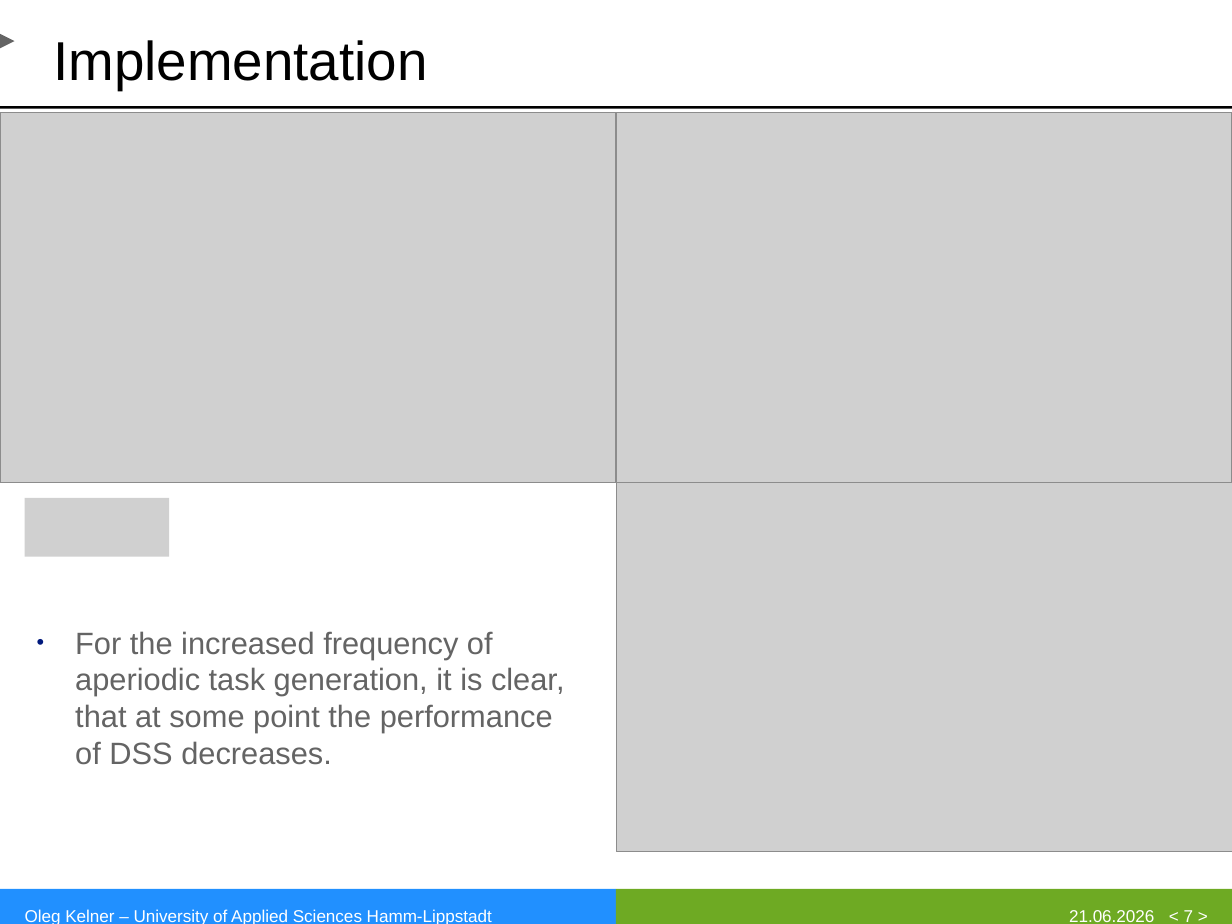
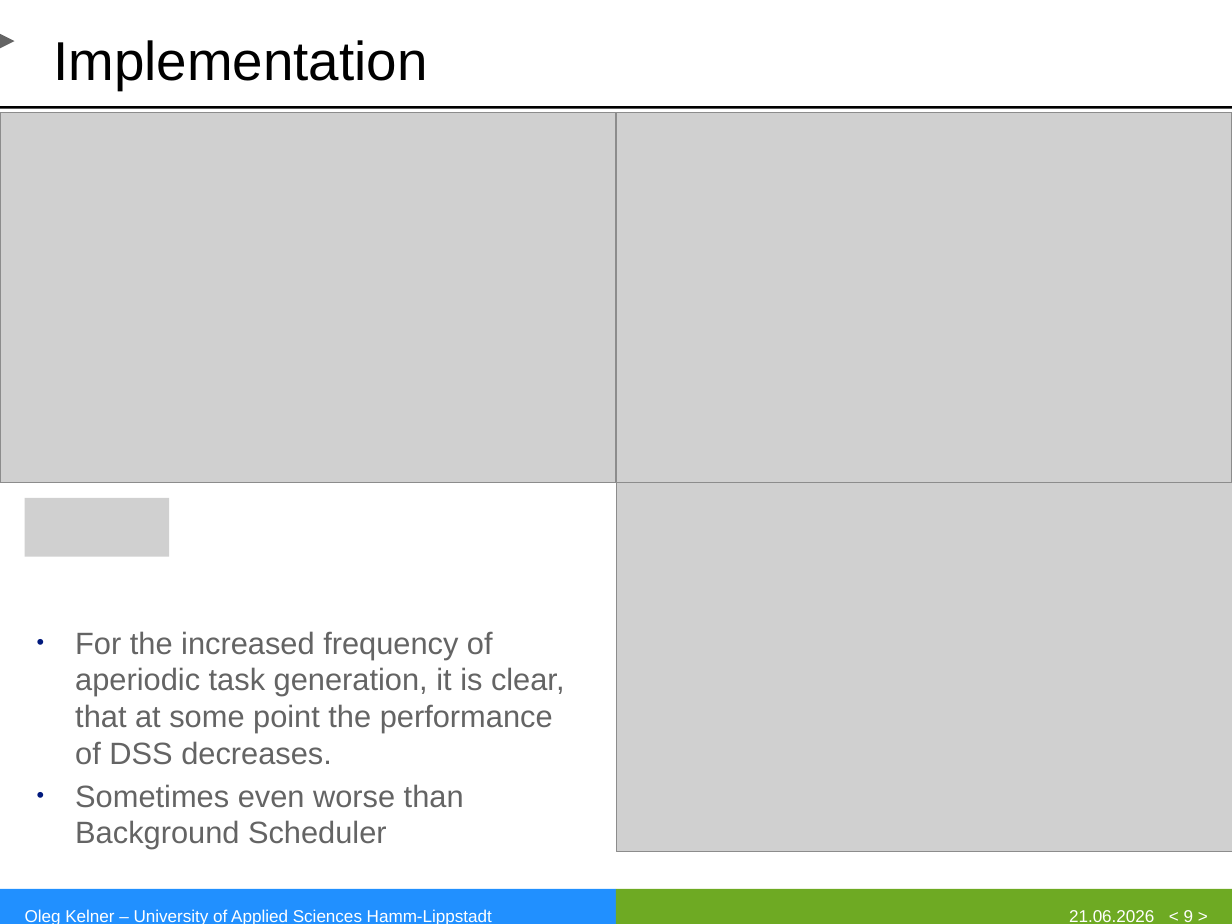
Before and after one commit to eggcitedraccoon/SS2026_RTS_HWSW_Papers, a slide deck: slide 9 of DSS_Presentation/DSS_Presentation.pptx (slide 7 before the commit). Drawn at 1232x924 pixels with LibreOffice and Linux fonts; fonts in the diff are those of the drawing; grey boxes stand for pictures; background and template pictures are left out. Boxes give left, top, right and bottom in pixels: in the first picture for what was removed or moved away, otherwise in the second. Text is boxed around its words. In the diff, an @@ line names an element or a change of style, - is before the commit and + after.

Commit message:
Finish presentation

```diff
--- a/DSS_Presentation/DSS_Presentation.pptx
+++ b/DSS_Presentation/DSS_Presentation.pptx
@@ text at (x1=75, y1=784, x2=464, y2=849): paragraph added @@
+• Sometimes even worse than Background Scheduler
@@ page number at (x1=1184, y1=910, x2=1194, y2=922): text changed @@
-< 7 >
+< 9 >
```
Also in this commit, not shown: 2 other slides changed, 4 slides added, 1 other file.
